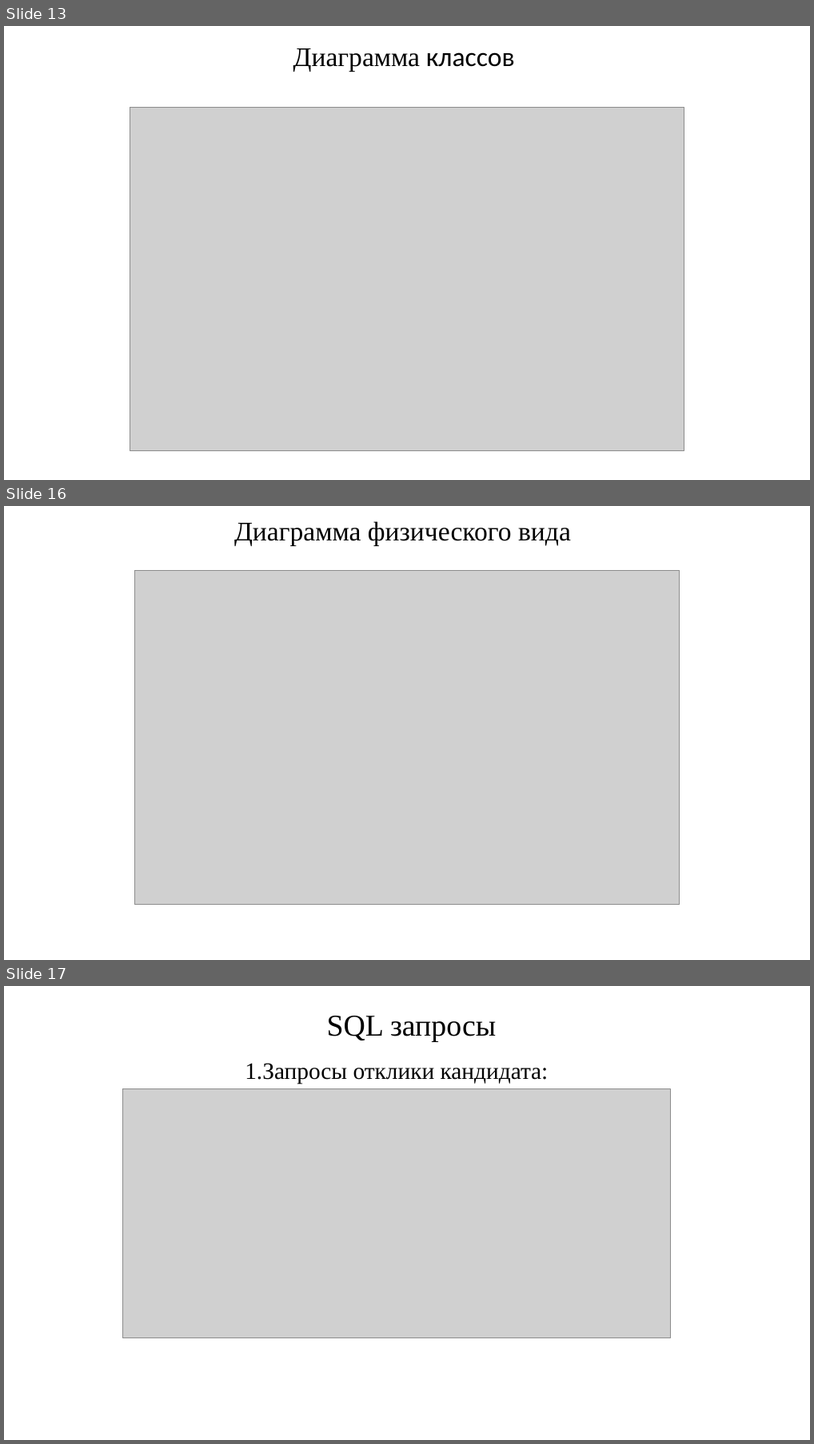
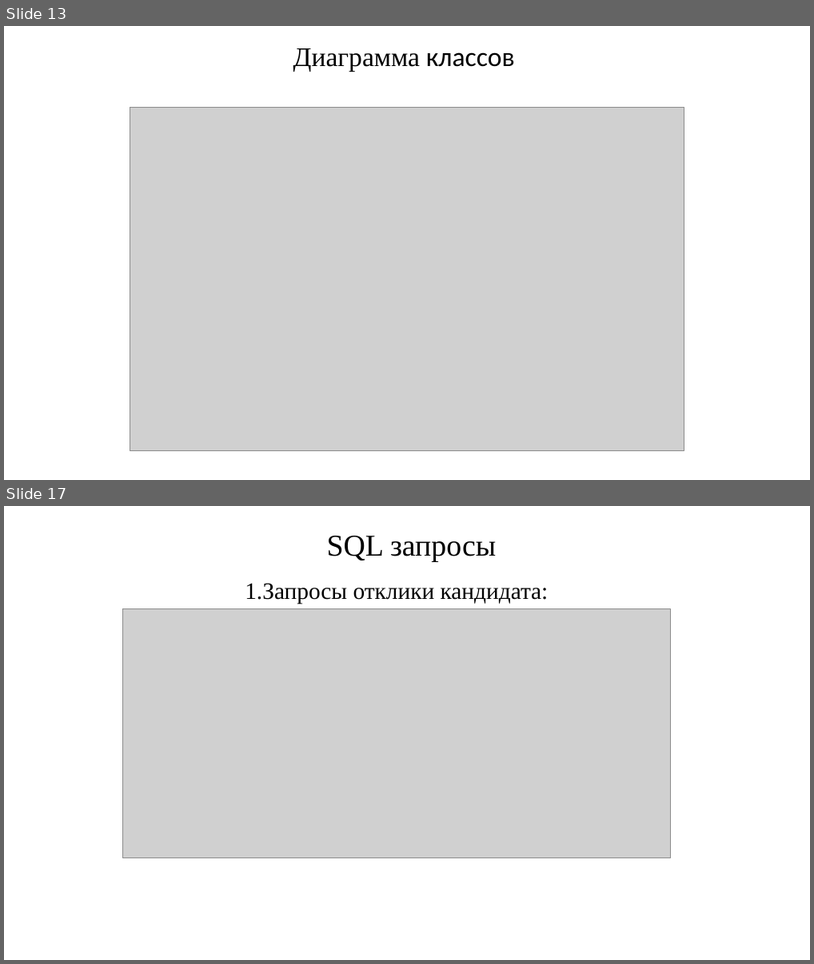
Before and after one commit to Regdal-cyber/Coursework, a slide deck: Курсовой_проект.pptx. Shown one above the other, each under a label of ours: slides 13, 16 and 17 before the commit, slides 13 and 17 after it; the slides between them are not shown. The pictures are 814x1444 and 814x964 pixels, drawn with LibreOffice and Linux fonts; fonts in the diff are those of the drawing; grey boxes stand for pictures. Boxes give left, top, right and bottom in pixels: in the first picture for what was removed or moved away, otherwise in the second. Text is boxed around its words. In the diff, an @@ line names an element or a change of style, - is before the commit and + after.

```diff
--- a/Курсовой_проект.pptx
+++ b/Курсовой_проект.pptx
@@ slide 16 removed at bbox=[4, 506, 810, 960], background #FFFFFF @@
@@ text removed at bbox=[234, 521, 571, 546] @@
-Диаграмма физического вида
@@ picture removed at bbox=[134, 570, 680, 904] @@
```
Also in this commit, not shown: 3 slides changed, 3 slides added, 2 other slides removed.
